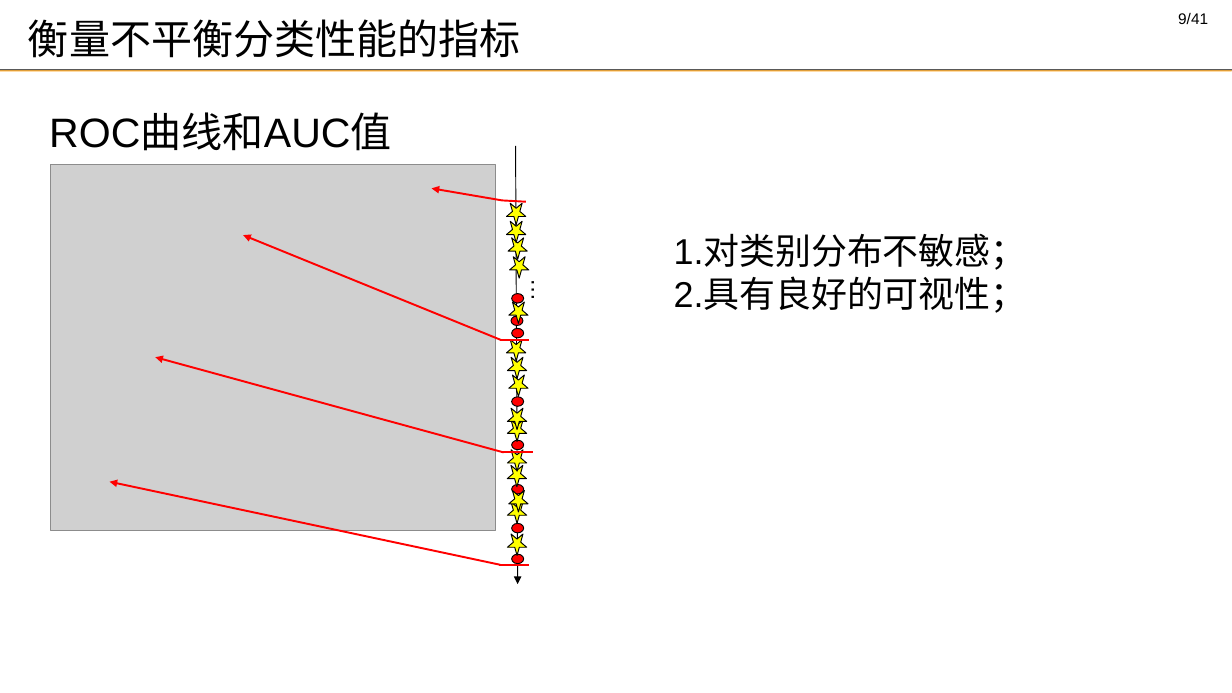
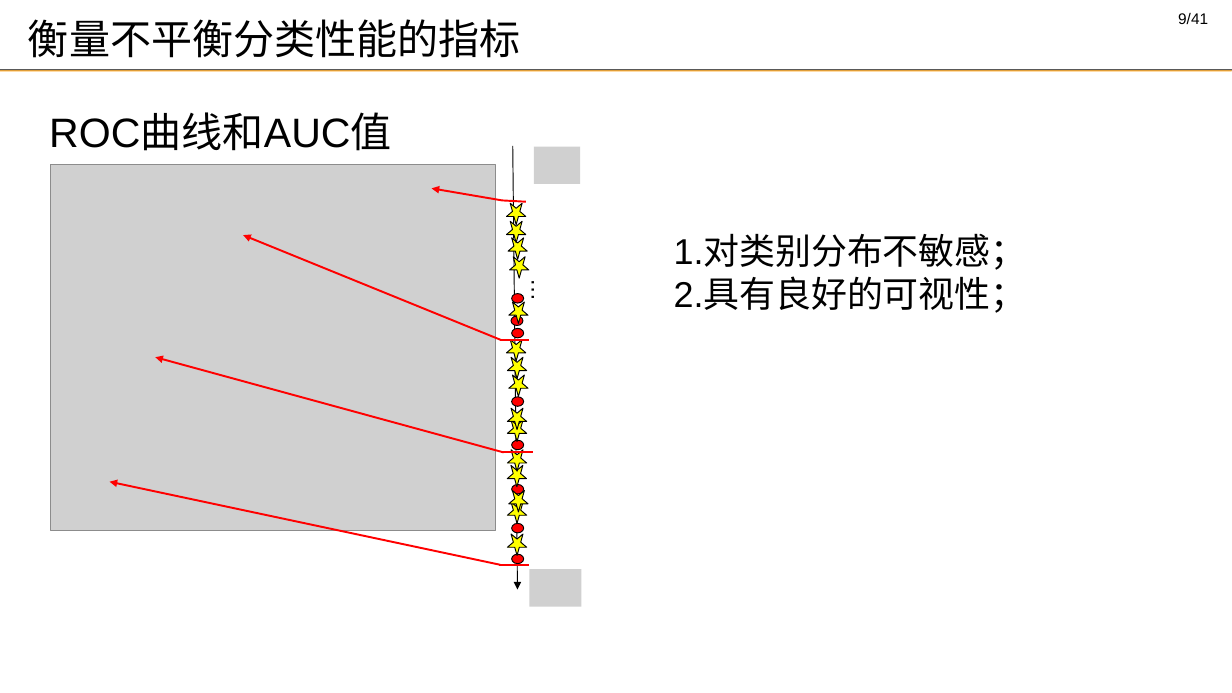
Before and after one commit to DMRookie/finaldesign, a slide deck: slide 9 of 答辩_谢思发_2.pptx. Drawn at 1232x693 pixels with LibreOffice and Linux fonts; fonts in the diff are those of the drawing; grey boxes stand for pictures; background and template pictures are left out. Boxes give left, top, right and bottom in pixels: in the first picture for what was removed or moved away, otherwise in the second. Text is boxed around its words. In the diff, an @@ line names an element or a change of style, - is before the commit and + after.

```diff
--- a/答辩_谢思发_2.pptx
+++ b/答辩_谢思发_2.pptx
@@ arrow moved from (516, 146) - (518, 584) to (513, 146) - (518, 590) @@
@@ picture added at [534,147,580,184] @@
@@ picture added at [530,569,581,606] @@
```
Also in this commit, not shown: 4 other slides changed, 4 slides removed.
